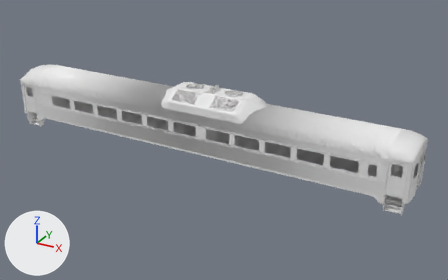
The Blender file RDC/RDC-1.blend as it was, and as the next commit left it.
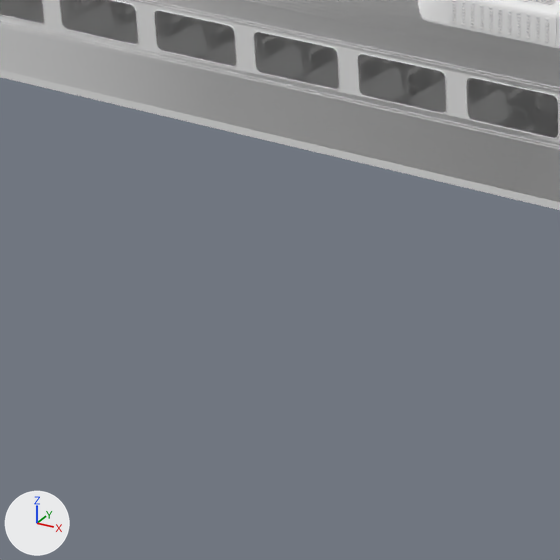
The first picture shows the older version from a 50 mm lens placed at (17.6, -29.0, 16.1), pointed at (1.5, 0.3, 1.5). The close-ups show both versions on the part from 13% to 44% of the width and 37% to 86% of the height of that picture; other places that the commit changed are outside them. Arrows for +X, +Y and +Z are at lower left; the lights stay in place.
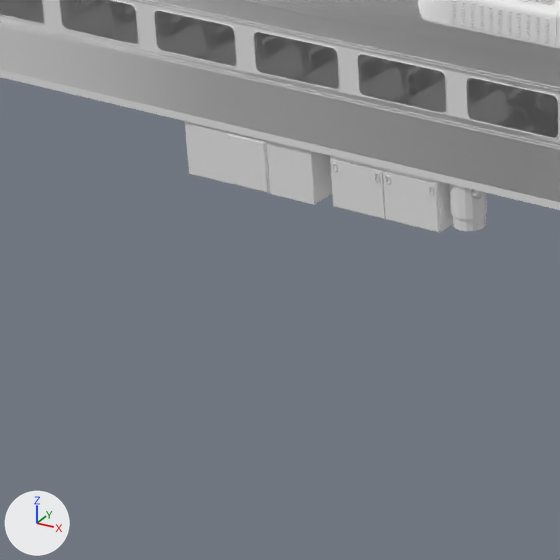
What differs and where, as boxes [x1, y1, x2, y2] in the close-ups (560 x 560 px):
'Cube.132', added
    after: [185, 121, 332, 205]
'Cube.129', added
    after: [384, 172, 439, 232]
'Cube.131', added
    after: [331, 159, 385, 218]
'Cube.138', added
    after: [191, 124, 269, 193]
'Cube.137', added
    after: [228, 134, 268, 192]
'Cylinder.021', added
    after: [450, 184, 487, 231]
'Cube.128', added
    after: [383, 168, 453, 233]
'Cube.130', added
    after: [330, 156, 386, 219]
'BezierCurve.001', added
    after: [471, 190, 485, 198]

Patch to the scene script:
```diff
--- a/RDC/RDC-1.blend.py
+++ b/RDC/RDC-1.blend.py
@@ me_cylinder_005 @@
+me_cylinder_005.from_pydata(...)  # 64 vertices, 50 faces; spans x -0.264..0.264, y -0.264..0.264, z -0.4..0.5
@@ me_cube_072 @@
+me_cube_072.from_pydata(...)  # a box spanning x -1.05..0.33, y 0.47..0.49, z -0.45..0.38
@@ me_cube_071 @@
+me_cube_071.from_pydata(...)  # a box spanning x -0.33..0.33, y 0.47..0.49, z -0.43..0.36
@@ me_cube_066 @@
+me_cube_066.from_pydata(...)  # 16 vertices, 14 faces; spans x -1.17..1.17, y -0.42..0.47, z -0.47..0.6
@@ me_cube_065 @@
+me_cube_065.from_pydata(...)  # a box spanning x -0.45..0.45, y 0.47..0.49, z -0.4..0.35
@@ me_cube_061 @@
+me_cube_061.from_pydata(...)  # 16 vertices, 14 faces; spans x -0.47..0.47, y -0.42..0.47, z -0.42..0.6
@@ cu_beziercurve @@
+cu_beziercurve = bpy.data.curves.new('BezierCurve', 'CURVE')
+cu_beziercurve.dimensions = '3D'
+_sp = cu_beziercurve.splines.new('BEZIER'); _sp.bezier_points.add(2)
+_sp.bezier_points.foreach_set('co', [-1.37, 0.3, 0.4, 2.7, 0.3, 0.4, 3.0, 0.3, 0.2])
+_sp.bezier_points.foreach_set('handle_left', [-2.151, 0.3, 0.4, 1.919, 0.3, 0.4, 2.831, 0.398, 0.2])
+_sp.bezier_points.foreach_set('handle_right', [-0.589, 0.3, 0.4, 2.981, 0.3, 0.4, 3.169, 0.202, 0.2])
+_sp.order_u = 0
+_sp.order_v = 0
+cu_beziercurve.use_path = True
+cu_beziercurve.bevel_depth = 0.08
+cu_beziercurve.fill_mode = 'FULL'
@@ ob_cylinder_021 @@
+ob_cylinder_021 = bpy.data.objects.new('Cylinder.021', me_cylinder_005)
+ob_cylinder_021.location = (-1.04, -1.26, 0.83)
+ob_cylinder_021.rotation_euler = (0.0, 0.0, 3.142)  # degrees (0, 0, 180)
@@ ob_cube_138 @@
+ob_cube_138 = bpy.data.objects.new('Cube.138', me_cube_072)
+ob_cube_138.location = (-5.5, -1.03, 0.73)
+ob_cube_138.rotation_euler = (0.0, 0.0, 3.142)  # degrees (0, 0, 180)
@@ ob_cube_137 @@
+ob_cube_137 = bpy.data.objects.new('Cube.137', me_cube_071)
+ob_cube_137.location = (-4.79, -1.05, 0.73)
+ob_cube_137.rotation_euler = (0.0, 0.0, 3.142)  # degrees (0, 0, 180)
@@ ob_cube_132 @@
+ob_cube_132 = bpy.data.objects.new('Cube.132', me_cube_066)
+ob_cube_132.location = (-4.79, -1.03, 0.73)
+ob_cube_132.rotation_euler = (0.0, 0.0, 3.142)  # degrees (0, 0, 180)
@@ ob_cube_131 @@
+ob_cube_131 = bpy.data.objects.new('Cube.131', me_cube_065)
+ob_cube_131.location = (-2.81, -1.03, 0.73)
+ob_cube_131.rotation_euler = (0.0, 0.0, 3.142)  # degrees (0, 0, 180)
@@ ob_cube_130 @@
+ob_cube_130 = bpy.data.objects.new('Cube.130', me_cube_061)
+ob_cube_130.location = (-2.81, -1.03, 0.73)
+ob_cube_130.rotation_euler = (0.0, 0.0, 3.142)  # degrees (0, 0, 180)
@@ ob_cube_129 @@
+ob_cube_129 = bpy.data.objects.new('Cube.129', me_cube_065)
+ob_cube_129.location = (-1.87, -1.03, 0.73)
+ob_cube_129.rotation_euler = (0.0, 0.0, 3.142)  # degrees (0, 0, 180)
@@ ob_cube_128 @@
+ob_cube_128 = bpy.data.objects.new('Cube.128', me_cube_061)
+ob_cube_128.location = (-1.87, -1.03, 0.73)
+ob_cube_128.rotation_euler = (0.0, 0.0, 3.142)  # degrees (0, 0, 180)
@@ ob_beziercurve_001 @@
+ob_beziercurve_001 = bpy.data.objects.new('BezierCurve.001', cu_beziercurve)
+ob_beziercurve_001.location = (2.16, -1.08, 0.83)
+ob_beziercurve_001.rotation_euler = (0.0, 0.0, 3.142)  # degrees (0, 0, 180)
```
